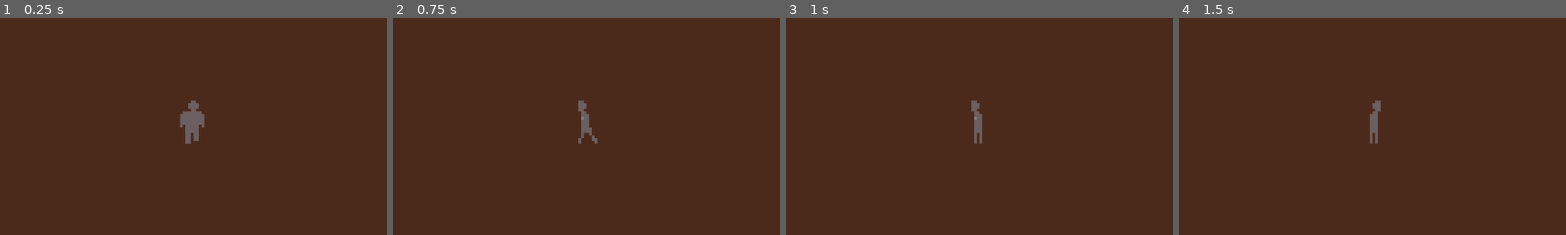
Above: before the commit, frames 1-4 (left to right).
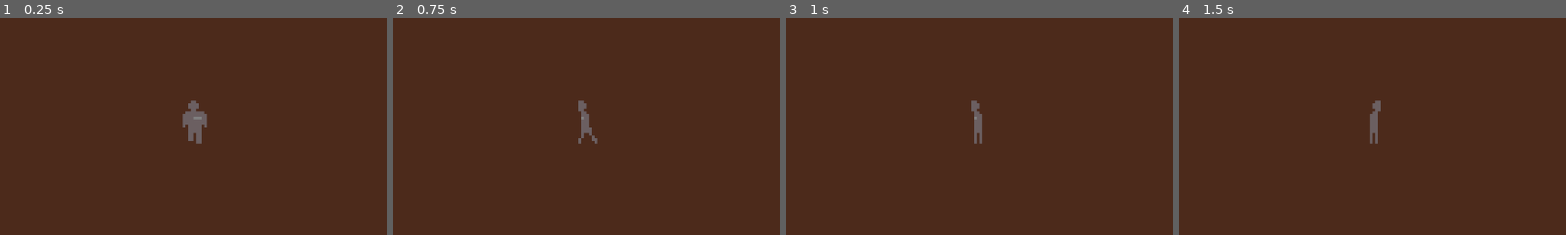
Above: after the commit, the same moments.

Repository: impstudio2024/gwj74
Game: Godot game, scene res://scenes/polygon_level.tscn
Two runs of this game, one before a commit and one after it. Both use one fixed random seed, a clock stepped at 60 frames per second and the inputs below.
Inputs:
- Up to frame 1 (0.25 s): no input
- Up to frame 2 (0.75 s): tap Enter at 0.5 s; hold A (a, bound only before the commit) from 0.53 s (still down)
- Up to frame 3 (1 s): keep holding A (a, bound only before the commit); tap D (d, bound only before the commit) at 0.8 s
- Up to frame 4 (1.5 s): release A (a, bound only before the commit) at 1.28 s; tap D (d, bound only before the commit) at 1.35 s
The pictures show only the part of the screen within x 25-75%, y 26-76%; the shares and areas given below are measured in that part.

The runs differ from the first frame. In frame 1, 0.3% of the frame differs, in the area x 46-54%, y 42-59%; in frame 2, nothing differs; in frame 3, nothing differs; in frame 4, nothing differs.

Commit message:
rename movement action + add arrow keys

Diff:
--- a/godotwildjam2024_2dtopdownhorror/project.godot
+++ b/godotwildjam2024_2dtopdownhorror/project.godot
@@ -22,24 +22,28 @@
 
 [input]
 
-w={
+move_up={
 "deadzone": 0.5,
 "events": [Object(InputEventKey,"resource_local_to_scene":false,"resource_name":"","device":-1,"window_id":0,"alt_press …(192 unchanged characters)…
+, Object(InputEventKey,"resource_local_to_scene":false,"resource_name":"","device":-1,"window_id":0,"alt_pressed":false,"shift_pressed":false,"ctrl_pressed":false,"meta_pressed":false,"pressed":false,"keycode":0,"physical_keycode":4194320,"key_label":0,"unicode":0,"location":0,"echo":false,"script":null)
 ]
 }
-a={
+move_left={
 "deadzone": 0.5,
 "events": [Object(InputEventKey,"resource_local_to_scene":false,"resource_name":"","device":-1,"window_id":0,"alt_press …(191 unchanged characters)…
+, Object(InputEventKey,"resource_local_to_scene":false,"resource_name":"","device":-1,"window_id":0,"alt_pressed":false,"shift_pressed":false,"ctrl_pressed":false,"meta_pressed":false,"pressed":false,"keycode":0,"physical_keycode":4194319,"key_label":0,"unicode":0,"location":0,"echo":false,"script":null)
 ]
 }
-s={
+move_down={
 "deadzone": 0.5,
 "events": [Object(InputEventKey,"resource_local_to_scene":false,"resource_name":"","device":-1,"window_id":0,"alt_press …(192 unchanged characters)…
+, Object(InputEventKey,"resource_local_to_scene":false,"resource_name":"","device":-1,"window_id":0,"alt_pressed":false,"shift_pressed":false,"ctrl_pressed":false,"meta_pressed":false,"pressed":false,"keycode":0,"physical_keycode":4194322,"key_label":0,"unicode":0,"location":0,"echo":false,"script":null)
 ]
 }
-d={
+move_right={
 "deadzone": 0.5,
 "events": [Object(InputEventKey,"resource_local_to_scene":false,"resource_name":"","device":-1,"window_id":0,"alt_press …(192 unchanged characters)…
+, Object(InputEventKey,"resource_local_to_scene":false,"resource_name":"","device":-1,"window_id":0,"alt_pressed":false,"shift_pressed":false,"ctrl_pressed":false,"meta_pressed":false,"pressed":false,"keycode":0,"physical_keycode":4194321,"key_label":0,"unicode":0,"location":0,"echo":false,"script":null)
 ]
 }
 
--- a/godotwildjam2024_2dtopdownhorror/scenes/player.tscn
+++ b/godotwildjam2024_2dtopdownhorror/scenes/player.tscn
@@ -90,4 +90,4 @@
 
 [node name="Sprite" type="AnimatedSprite2D" parent="."]
 sprite_frames = SubResource("SpriteFrames_gn4cd")
-animation = &"moving_up"
+animation = &"moving_down"
--- a/godotwildjam2024_2dtopdownhorror/scripts/player.gd
+++ b/godotwildjam2024_2dtopdownhorror/scripts/player.gd
@@ -9,13 +9,13 @@
 	movement_controller()
 
 func movement_controller():
-	if Input.is_action_pressed("w"):
+	if Input.is_action_pressed("move_up"):
 		velocity.y -= 1
-	if Input.is_action_pressed("a"):
+	if Input.is_action_pressed("move_left"):
 		velocity.x -= 1
-	if Input.is_action_pressed("s"):
+	if Input.is_action_pressed("move_down"):
 		velocity.y += 1
-	if Input.is_action_pressed("d"):
+	if Input.is_action_pressed("move_right"):
 		velocity.x += 1
 	if velocity:
 		if is_equal_approx(PI / 2, velocity.angle()):
Not shown: 1 places in godotwildjam2024_2dtopdownhorror/scenes/player.tscn that only renumber resources
